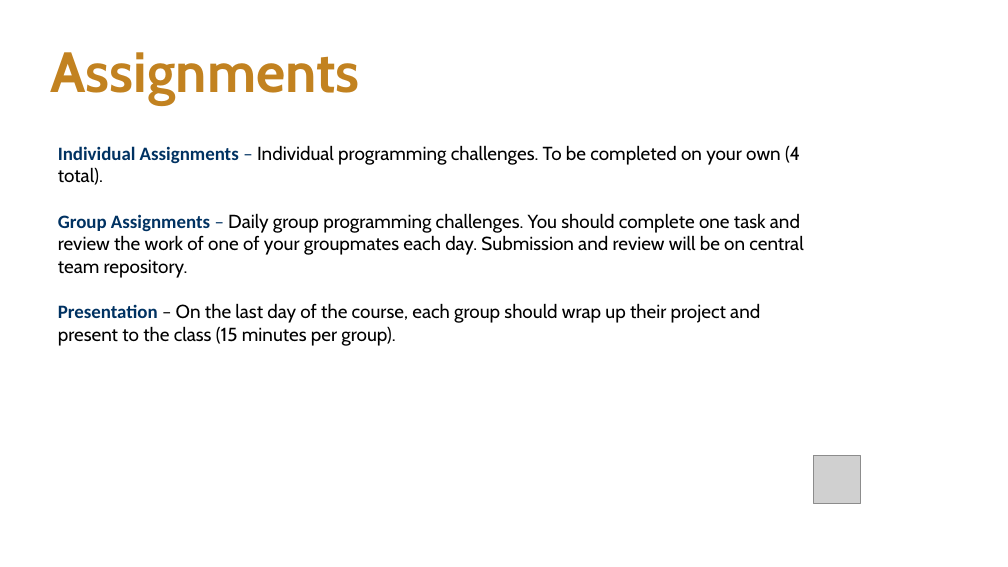
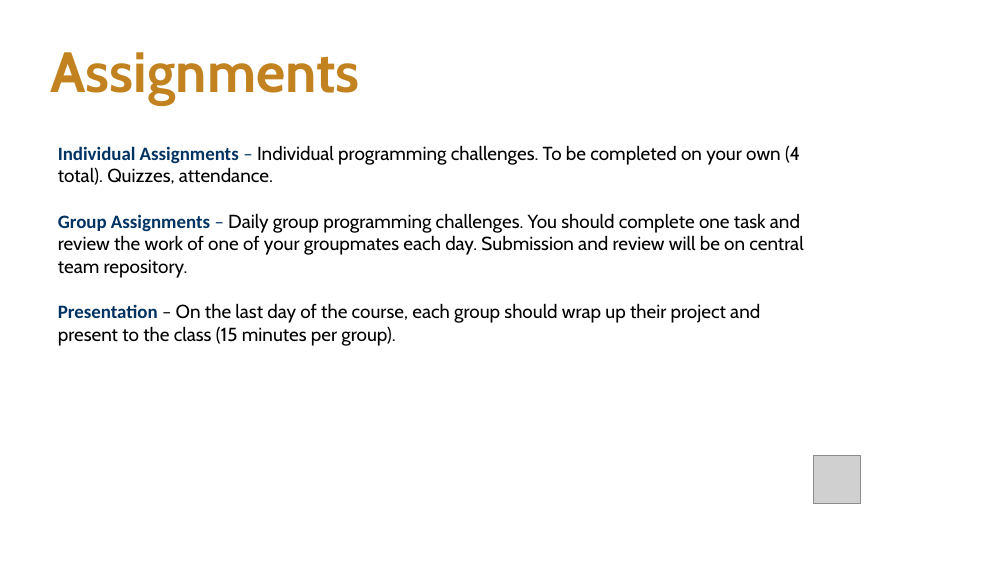
Before and after one commit to msse-chem-280-2024/msse-chem-280-2024.github.io, a slide deck: slide 6 of _files/msse-intro.pptx. Drawn at 1008x567 pixels with LibreOffice and Linux fonts; fonts in the diff are those of the drawing; grey boxes stand for pictures; background and template pictures are left out. Boxes give left, top, right and bottom in pixels: in the first picture for what was removed or moved away, otherwise in the second. Text is boxed around its words. In the diff, an @@ line names an element or a change of style, - is before the commit and + after.

```diff
--- a/_files/msse-intro.pptx
+++ b/_files/msse-intro.pptx
@@ text at (58, 145, 800, 185): text changed @@
-Individual Assignments – Individual programming challenges. To be completed on your own (4 total).
+Individual Assignments – Individual programming challenges. To be completed on your own (4 total). Quizzes, attendance.
```
Also in this commit, not shown: 2 other slides changed, 6 other files.
